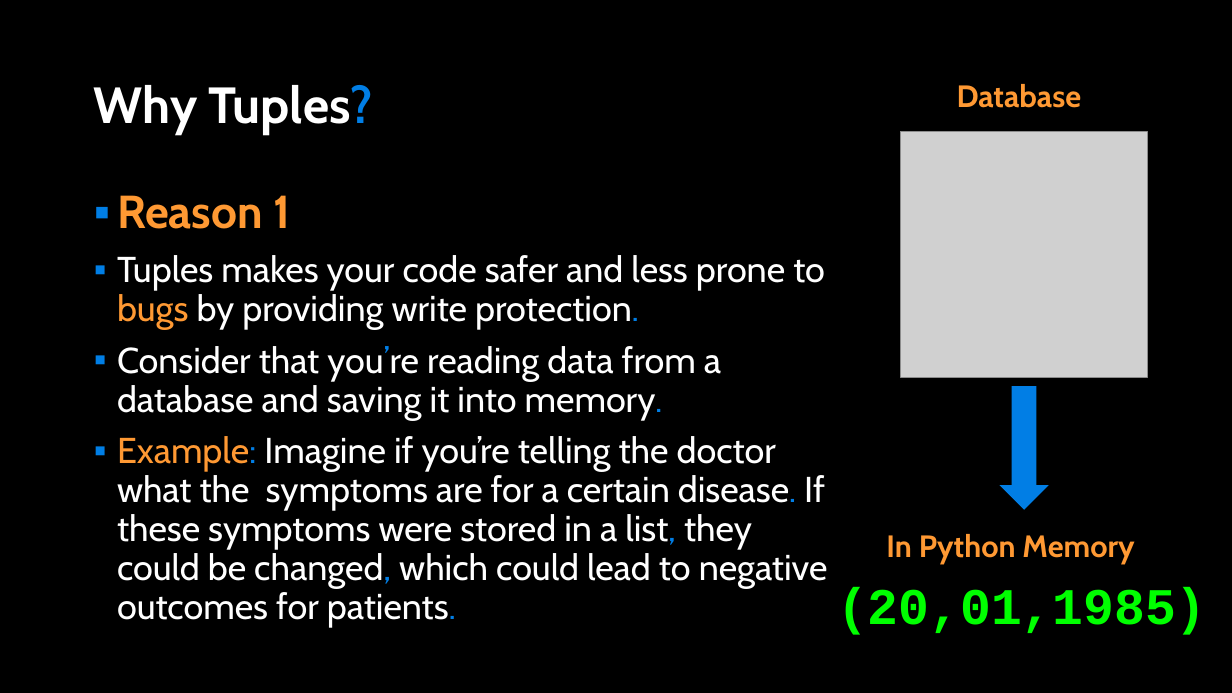
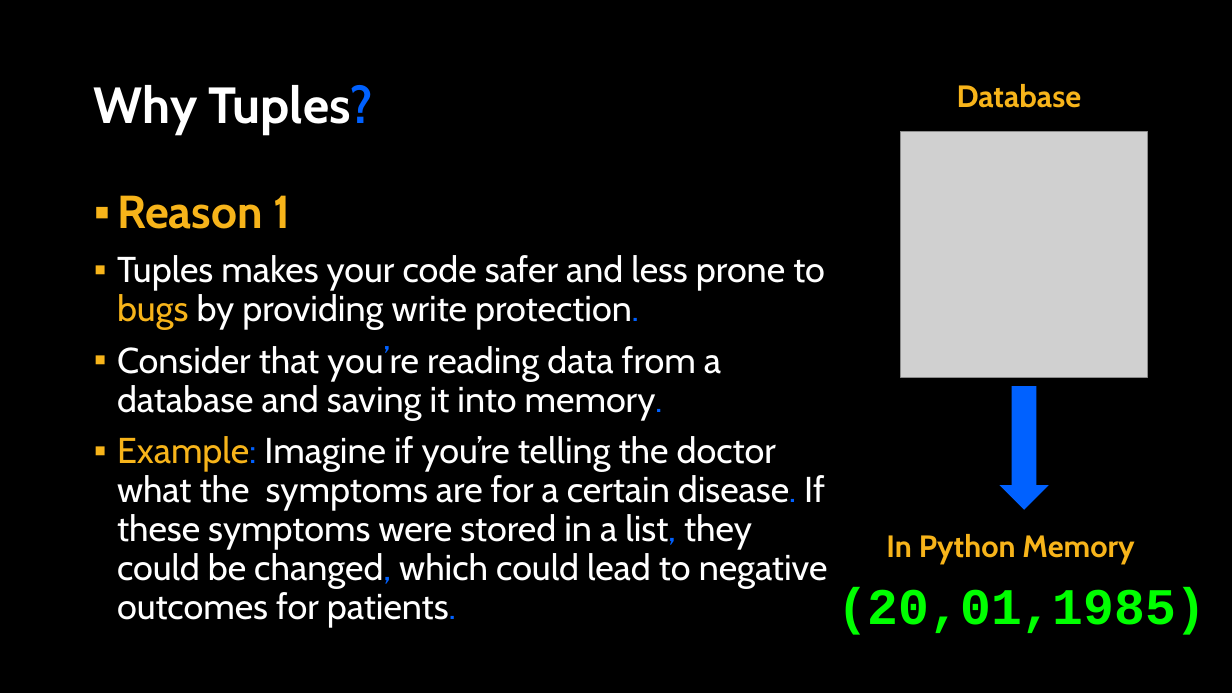
Before and after one commit to APS106/APS106-winter-2024-kinsella-goodfellow, a slide deck: slide 8 of lectures/week8/lecture1/slides/week8_lecture1.pptx. Drawn at 1232x693 pixels with LibreOffice and Linux fonts; fonts in the diff are those of the drawing; grey boxes stand for pictures; background and template pictures are left out. Boxes give left, top, right and bottom in pixels: in the first picture for what was removed or moved away, otherwise in the second. Text is boxed around its words. In the diff, an @@ line names an element or a change of style, - is before the commit and + after.

```diff
--- a/lectures/week8/lecture1/slides/week8_lecture1.pptx
+++ b/lectures/week8/lecture1/slides/week8_lecture1.pptx
@@ title "Why Tuples?" at (94,85,373,134): text colour #017EE5 to #0061FF in "Tuples?" @@
@@ text "Database" at (957,84,1082,108): text colour #FF9933 to #F7B41A @@
@@ text "Reason 1" at (117,195,828,627): text colour #FF9933 to #F7B41A in "Reason 1", "bugs", "Example:"; text colour #017EE5 to #0061FF in "protection.", "you’re memory.", "Example: disease. list, changed, patients."; bullet colour #007EE5 to #F7B41A @@
@@ down arrow at (1000,386,1049,510): fill #017EE5 to #0061FF @@
@@ text "In Python Memory" at (886,534,1134,564): text colour #FF9933 to #F7B41A @@
```
Also in this commit, not shown: 22 other slides changed, 1 other file.
